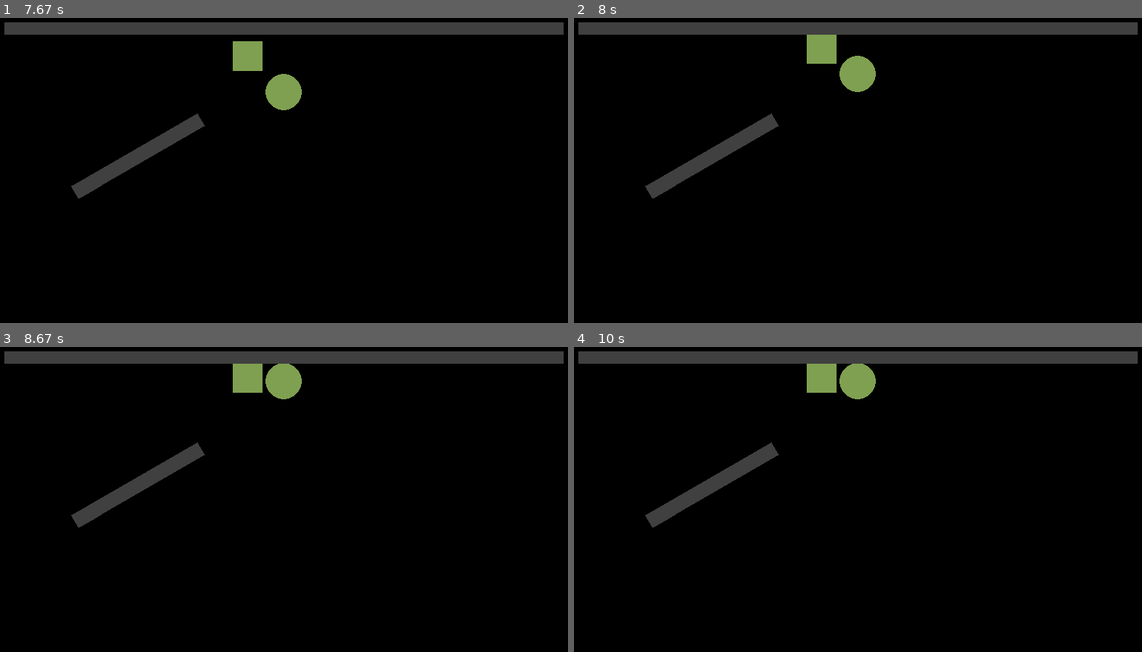
Above: before the commit, frames 1-4 (two rows, left to right).
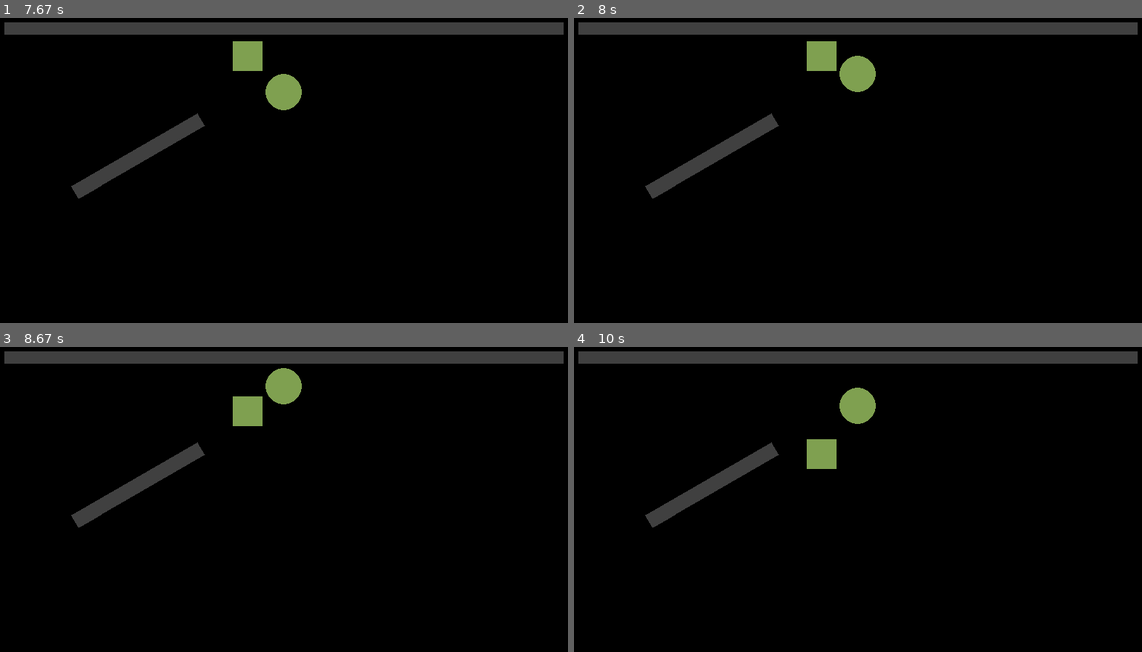
Above: after the commit, the same moments.

Repository: ChiroYuPy/Matter.py
Game: pygame game, started from exemples/pygame/example_basic.py
Two runs of this game, one before a commit and one after it. Both use one fixed random seed, a clock stepped at 60 frames per second and the inputs below.
Inputs:
- Up to frame 1 (7.67 s): no input
- Up to frame 2 (8 s): no input
- Up to frame 3 (8.67 s): no input
- Up to frame 4 (10 s): no input

Frame 1 is identical in both runs. In frame 2, 0.2% of the frame differs, in the area x 40-47%, y 5-18%; in frame 3, 1.2%; in frame 4, 1.9%, in the area x 40-54%, y 5-40%.

Commit message:
creation of transform file for Transform class

Diff:
--- /dev/null
+++ b/AABB.py
@@ -0,0 +1,7 @@
+from vector import Vector2
+
+
+class AABB:
+    def __init__(self, minX, minY, maxX, maxY):
+        self.min = Vector2(minX, minY)
+        self.max = Vector2(maxX, maxY)
--- a/body.py
+++ b/body.py
@@ -1,3 +1,4 @@
+from AABB import AABB
 from shape import ShapeType
 from transform import Transform
 from vector import Vector2
@@ -29,8 +30,12 @@
             self.triangles = None
             self.transformed_vertices = None
 
+        self.AABB = None
+
         self.transform_update_required = True
         self.aabb_update_required = True
+
+
 
     @staticmethod
     def create_box_vertices(width, height):
@@ -68,6 +73,35 @@
         else:
             return self.transformed_vertices
 
+    def get_AABB(self):
+        if self.aabb_update_required:
+            min_x, min_y = float('inf'), float('inf')
+            max_x, max_y = float('-inf'), float('-inf')
+
+            if self.shape.type is ShapeType.BOX:
+                vertices = self.get_transformed_vertices()
+
+                for v in vertices:
+                    min_x = min(min_x, v.x)
+                    min_y = min(min_y, v.y)
+                    max_x = max(max_x, v.x)
+                    max_y = max(max_y, v.y)
+
+            elif self.shape.type is ShapeType.CIRCLE:
+                min_x = self.position.x - self.shape.radius
+                min_y = self.position.y - self.shape.radius
+                max_x = self.position.x + self.shape.radius
+                max_y = self.position.y + self.shape.radius
+
+            else:
+                raise ValueError("Invalid shape type")
+
+            self.AABB = AABB(min_x, min_y, max_x, max_y)
+
+        self.aabb_update_required = False
+        return self.AABB
+
+
     def step(self, dt, gravity, iterations):
 
         if self.is_static:
@@ -83,7 +117,7 @@
 
         self.angle += self.angular_velocity * dt
 
-        self.force = Vector2()
+        self.force.zero()
         self.transform_update_required = True
         self.aabb_update_required = True
 
--- a/collisions.py
+++ b/collisions.py
@@ -1,8 +1,43 @@
+from AABB import AABB
 from shape import ShapeType
 from vector import Vector2
 
 
 class Collisions:
+
+    @staticmethod
+    def IntersectAABB(a, b):
+        if (a.max.x <= b.min.x or b.max.x <= a.min.x or
+            a.max.y <= b.min.y or b.max.y <= a.min.y):
+            return False
+        return True
+
+    @staticmethod
+    def FindContactPoints(bodyA, bodyB):
+        contact1 = Vector2()
+        contact2 = Vector2()
+        contact_count = 0
+
+        if bodyA.shape.type is ShapeType.BOX:
+            if bodyB.shape.type is ShapeType.BOX:
+                pass
+            elif bodyB.shape.type is ShapeType.CIRCLE:
+                pass
+        elif bodyA.shape.type is ShapeType.CIRCLE:
+            if bodyB.shape.type is ShapeType.BOX:
+                pass
+            elif bodyB.shape.type is ShapeType.CIRCLE:
+                contact1 = Collisions.FindContactPoint(bodyA.position, bodyA.shape.radius, bodyB.position)
+                contact_count = 1
+
+        return contact1, contact2, contact_count
+
+    @staticmethod
+    def FindContactPoint(centerA, radiusA, centerB):
+        ab = centerB - centerA
+        direction = ab.normalize()
+        contact_point = centerA + direction * radiusA
+        return contact_point
 
     @staticmethod
     def Collide(bodyA, bodyB):
@@ -38,9 +73,11 @@
     @staticmethod
     def IntersectCirclePolygon(circle_center, circle_radius, polygon_center, polygon_vertices, invert_normal=False):
         normal, depth = Vector2(), float('inf')
+
         for i in range(len(polygon_vertices)):
             va, vb = polygon_vertices[i], polygon_vertices[(i + 1) % len(polygon_vertices)]
-            axis = Vector2(- (vb - va).y, (vb - va).x).normalize()
+            edge = vb - va
+            axis = Vector2(-edge.y, edge.x).normalize()
             minA, maxA = Collisions.ProjectVertices(polygon_vertices, axis)
             minB, maxB = Collisions.ProjectCircle(circle_center, circle_radius, axis)
 
--- a/exemples/pyglet/example_basic.py
+++ b/exemples/pyglet/example_basic.py
@@ -39,19 +39,19 @@
 ############################### Matter.py Initialization ###############################
 
 # world creation
-world = World(gravity=Vector2(0, -9.81))
+world = World(gravity=Vector2(0, -9.81*10))
 
 # shapes creation
 circle = Circle(25)
 cube = Box(40, 40)
 
 # matter creation
-dynamic_matter = Matter(1, color=(127, 160, 80))
-static_matter = Matter(color=(64, 64, 64))
+dynamic_matter = Matter(density=1, restitution=0.5, color=(127, 160, 80))
+static_matter = Matter(density=1, restitution=0.5, color=(64, 64, 64))
 
 # dynamic bodies creation
 body1 = Body(circle, dynamic_matter, 400, 400)
-body2 = Body(cube, dynamic_matter, 350, 350)
+body2 = Body(cube, dynamic_matter, 350, 350, angle=math.radians(30))
 
 # static bodies creation
 ground = Body(Box(768, 16), static_matter, 400, 24, is_static=True)
@@ -87,5 +87,16 @@
             box_shape.rotation = -math.degrees(body.angle)
             box_shape.draw()
 
+@window.event
+def on_mouse_press(x, y, button, modifiers):
+    if button == 1:
+        body = Body(circle, dynamic_matter, x, y)
+        world.add_body(body)
+
+    elif button == 4:
+        body = Body(cube, dynamic_matter, x, y)
+        world.add_body(body)
+
+
 # run the app
 run()
--- a/exemples/pyglet/example_camera.py
+++ b/exemples/pyglet/example_camera.py
@@ -47,7 +47,7 @@
 cube = Box(40, 40)
 
 # matter creation
-dynamic_matter = Matter(1, color=(127, 160, 80))
+dynamic_matter = Matter(2, 0.6, color=(127, 160, 80))
 static_matter = Matter(color=(64, 64, 64))
 
 # dynamic bodies creation
--- /dev/null
+++ b/manifold.py
@@ -0,0 +1,9 @@
+class Manifold:
+    def __init__(self, bodyA, bodyB, normal, depth, contact1, contact2, contact_count):
+        self.bodyA = bodyA
+        self.bodyB = bodyB
+        self.normal = normal
+        self.depth = depth
+        self.contact1 = contact1
+        self.contact2 = contact2
+        self.contact_count = contact_count
--- a/vector.py
+++ b/vector.py
@@ -32,9 +32,7 @@
         return Vector2(self.x / scalar, self.y / scalar)
 
     def __rtruediv__(self, scalar: float) -> 'Vector2':
-        if self.x == 0 or self.y == 0:
-            raise ValueError("Division by zero.")
-        return Vector2(scalar / self.x, scalar / self.y)
+        raise NotImplementedError("Scalar division from the right is not supported for Vector2.")
 
     def __str__(self) -> str:
         return f"({self.x:.2f}, {self.y:.2f})"
--- a/world.py
+++ b/world.py
@@ -1,64 +1,114 @@
 from typing import Union, List
+from body import Body
 from collisions import Collisions
+from manifold import Manifold
 from vector import Vector2
-
 
 class World:
     MIN_ITERATIONS = 1
     MAX_ITERATIONS = 16
 
-    def __init__(self, gravity: Vector2 = Vector2(0, 0)):
-        self.bodies = []
+    def __init__(self, gravity: Vector2 = Vector2(0, -9.81)):
         self.gravity = gravity
+        self.bodies: List[Body] = []
+        self.contacts: List[Manifold] = []
+        self.contact_points: List[Vector2] = []
 
-    def add_body(self, body: Union[List[object], object]):
+    def add_body(self, body: Union[List[Body], Body]):
         if isinstance(body, list):
+            if any(not isinstance(b, Body) for b in body):
+                raise TypeError("All items in the list must be instances of 'Body'.")
             self.bodies.extend(body)
         else:
+            if not isinstance(body, Body):
+                raise TypeError("Expected 'Body' instance.")
             self.bodies.append(body)
 
-    def remove_body(self, body: Union[List[object], object]):
+    def remove_body(self, body: Union[List[Body], Body]):
         if isinstance(body, list):
             for b in body:
-                self.bodies.remove(b)
+                if not isinstance(b, Body):
+                    raise TypeError("Expected 'Body' instance.")
+                if b in self.bodies:
+                    self.bodies.remove(b)
         else:
-            self.bodies.remove(body)
+            if not isinstance(body, Body):
+                raise TypeError("Expected 'Body' instance.")
+            if body in self.bodies:
+                self.bodies.remove(body)
 
     def clear(self):
         self.bodies.clear()
 
-    def get_body(self, index: int) -> object:
+    def get_body(self, index: int) -> Body:
         if index < 0 or index >= len(self.bodies):
             raise IndexError("Body index out of range.")
         return self.bodies[index]
 
-    def step(self, dt, iterations: int = 1):
-
+    def step(self, dt: float, iterations: int = 1):
         iterations = max(min(iterations, self.MAX_ITERATIONS), self.MIN_ITERATIONS)
+        self.contact_points.clear()
 
         for _ in range(iterations):
             for body in self.bodies:
                 body.step(dt, self.gravity, iterations)
 
-        for i in range(len(self.bodies) - 1):
-            bodyA = self.bodies[i]
+            self.contacts.clear()
 
-            for j in range(i + 1, len(self.bodies)):
-                bodyB = self.bodies[j]
+            for i in range(len(self.bodies) - 1):
+                bodyA = self.bodies[i]
+                bodyA.AABB = bodyA.get_AABB()
 
-                if self.bodies[i].is_static and self.bodies[j].is_static:
-                    continue
+                for j in range(i + 1, len(self.bodies)):
+                    bodyB = self.bodies[j]
+                    bodyB.AABB = bodyB.get_AABB()
 
-                collision, normal, depth = Collisions.Collide(bodyA, bodyB)
+                    if bodyA.is_static and bodyB.is_static:
+                        continue
 
-                if collision:
+                    if not Collisions.IntersectAABB(bodyA.AABB, bodyB.AABB):
+                        continue
 
-                    if bodyA.is_static:
-                        bodyB.move(normal * depth)
+                    collision, normal, depth = Collisions.Collide(bodyA, bodyB)
 
-                    elif bodyB.is_static:
-                        bodyA.move(-normal * depth)
+                    if collision:
+                        if bodyA.is_static:
+                            bodyB.move(normal * depth)
+                        elif bodyB.is_static:
+                            bodyA.move(-normal * depth)
+                        else:
+                            bodyA.move(-normal * depth / 2)
+                            bodyB.move(normal * depth / 2)
 
-                    else:
-                        bodyA.move(-normal * depth / 2)
-                        bodyB.move(normal * depth / 2)
+                        contact1, contact2, contact_count = Collisions.FindContactPoints(bodyA, bodyB)
+                        contact = Manifold(bodyA, bodyB, normal, depth, contact1, contact2, contact_count)
+                        self.contacts.append(contact)
+
+            for contact in self.contacts:
+                self.resolve_collision(contact)
+
+                if contact.contact_count > 0:
+                    self.contact_points.append(contact.contact1)
+                    if contact.contact_count > 1:
+                        self.contact_points.append(contact.contact2)
+
+    @staticmethod
+    def resolve_collision(contact: Manifold):
+        bodyA = contact.bodyA
+        bodyB = contact.bodyB
+        normal = contact.normal
+
+        relative_velocity = bodyB.linear_velocity - bodyA.linear_velocity
+        print(bodyB.linear_velocity, bodyA.linear_velocity, relative_velocity)
+
+        if relative_velocity.dot(normal) > 0:
+            return
+
+        e = min(bodyA.matter.restitution, bodyB.matter.restitution)
+        j = -(1 + e) * relative_velocity.dot(normal)
+        j /= bodyA.inv_mass + bodyB.inv_mass
+
+        impulse = j * normal
+
+        bodyA.linear_velocity -= impulse * bodyA.inv_mass
+        bodyB.linear_velocity += impulse * bodyB.inv_mass
